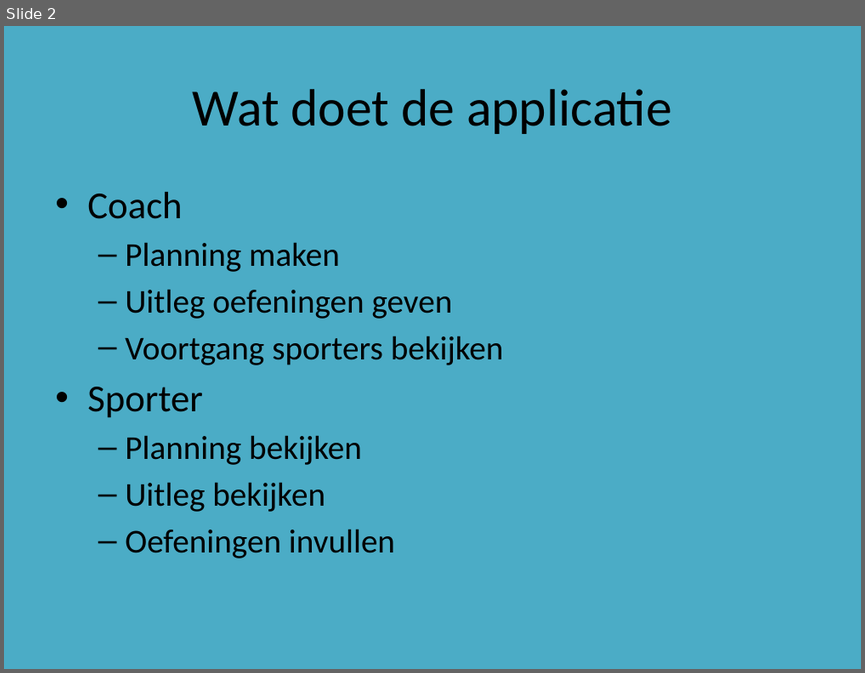
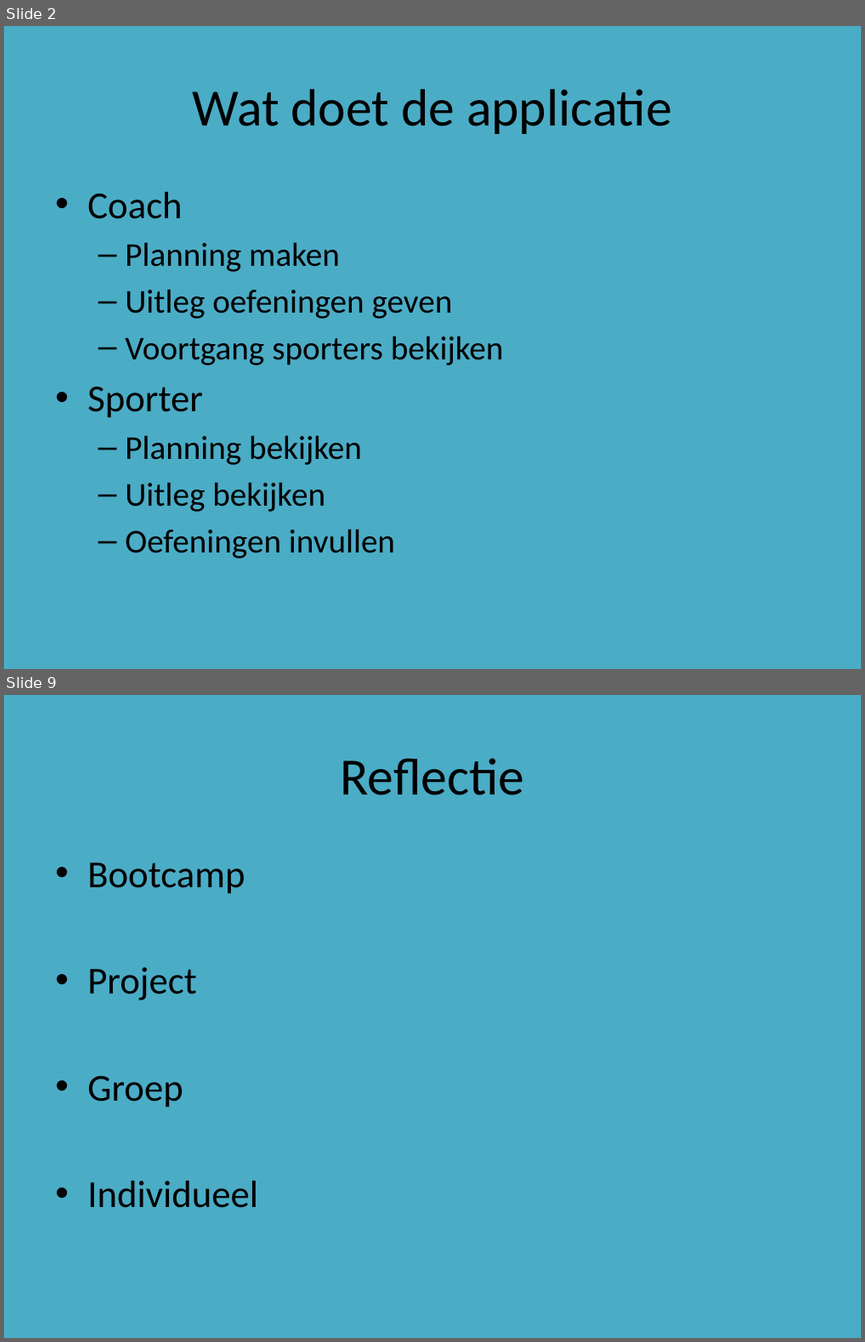
Before and after one commit to DASnoeken/Powerlift_App, a slide deck: Powerlift Powerpoint.pptx. Shown one above the other, each under a label of ours: slide 2 before the commit, slides 2 and 9 after it; the slides between them are not shown. The pictures are 865x673 and 865x1342 pixels, drawn with LibreOffice and Linux fonts; fonts in the diff are those of the drawing. Boxes give left, top, right and bottom in pixels: in the first picture for what was removed or moved away, otherwise in the second. Text is boxed around its words. In the diff, an @@ line names an element or a change of style, - is before the commit and + after.

```diff
--- a/Powerlift Powerpoint.pptx
+++ b/Powerlift Powerpoint.pptx
@@ slide 9 added at (4, 695, 861, 1338), background #4BACC6 @@
@@ title added at (341, 758, 525, 795), 44 pt, text #000000 @@
+Reflectie
@@ text added at (87, 862, 258, 1208), 32 pt, text #000000 @@
+• Bootcamp
+• Project
+• Groep
+• Individueel
```
Also in this commit, not shown: 3 slides changed, 5 other slides added, 2 slides removed.
